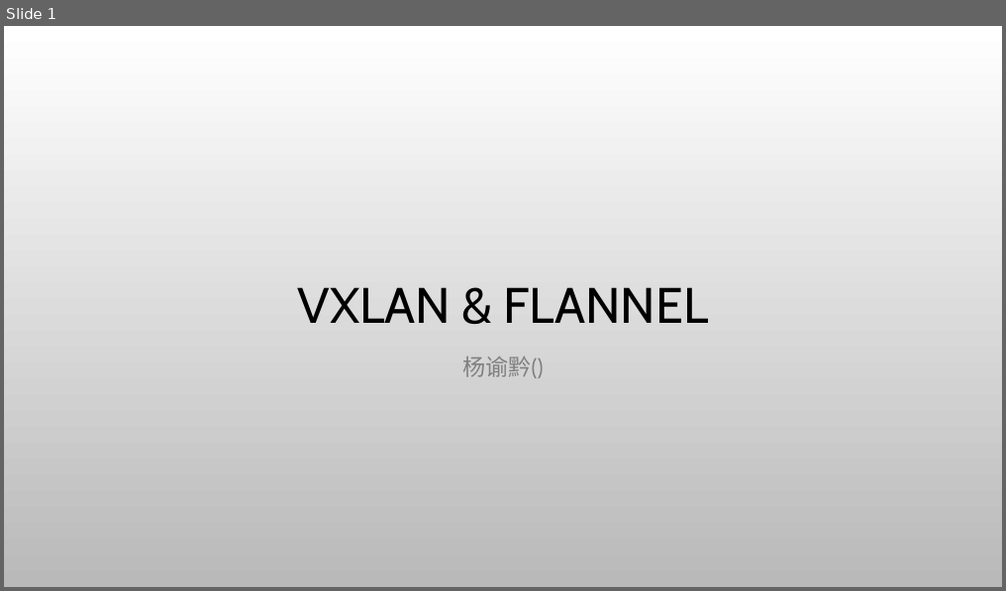
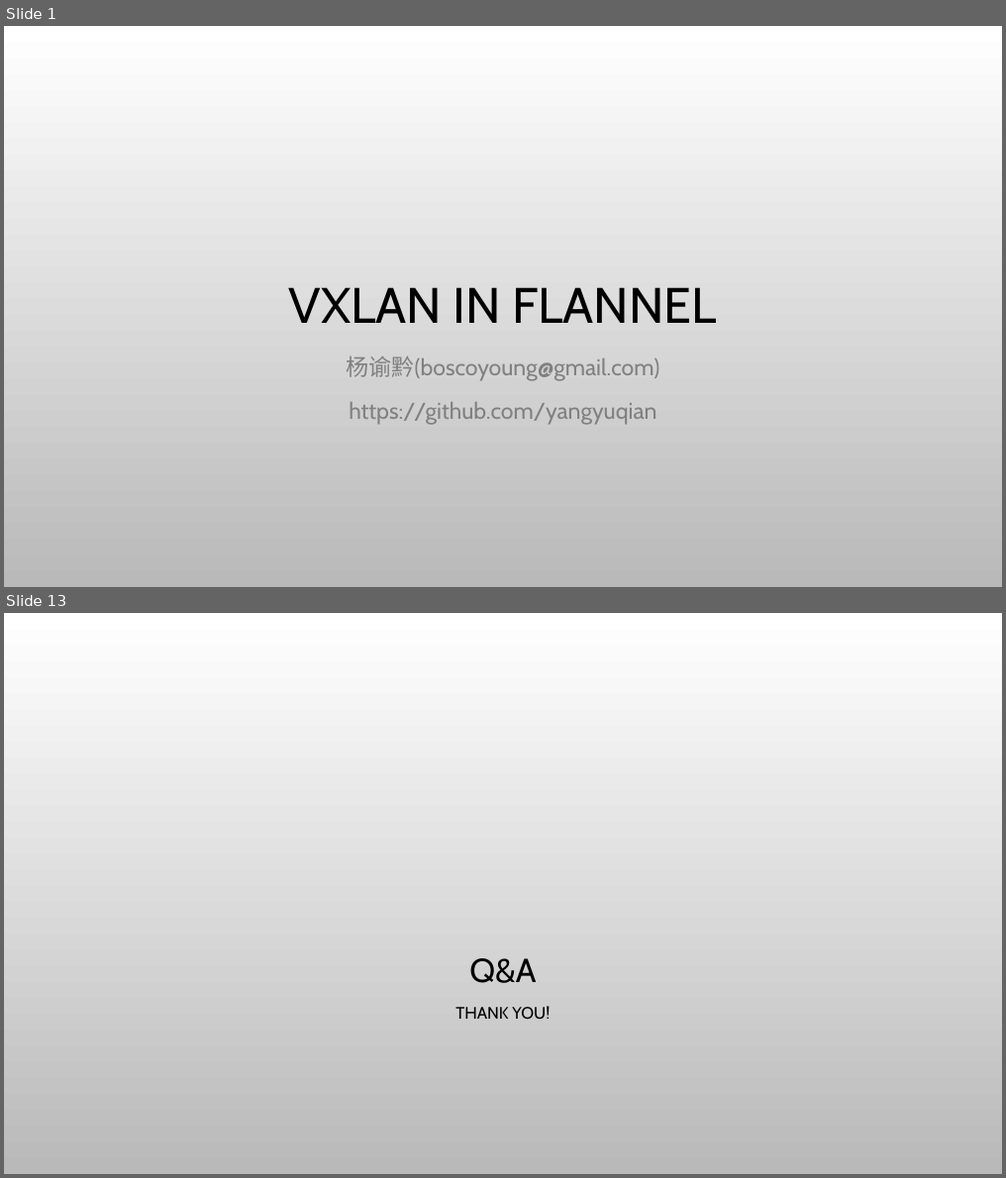
Before and after one commit to yangyuqian/k8s-the-hard-way, a slide deck: ppt/vxlan-flannel-cn.pptx. Shown one above the other, each under a label of ours: slide 1 before the commit, slides 1 and 13 after it; the slides between them are not shown. The pictures are 1006x591 and 1006x1178 pixels, drawn with LibreOffice and Linux fonts; fonts in the diff are those of the drawing; background and template pictures are left out. Boxes give left, top, right and bottom in pixels: in the first picture for what was removed or moved away, otherwise in the second. Text is boxed around its words. In the diff, an @@ line names an element or a change of style, - is before the commit and + after.

```diff
--- a/ppt/vxlan-flannel-cn.pptx
+++ b/ppt/vxlan-flannel-cn.pptx
@@ slide 13 added at bbox=[4, 613, 1002, 1174], background picture (left out) @@
@@ title added at bbox=[469, 959, 536, 983], 32 pt, text #000000 @@
+Q&A
@@ text added at bbox=[455, 1006, 549, 1019], 16 pt, text #000000 @@
+THANK YOU!
@@ slide 1 changed as well @@
@@ title at bbox=[289, 287, 717, 323]: text changed @@
-VXLAN & FLANNEL
+VXLAN IN FLANNEL
@@ subtitle at bbox=[346, 357, 659, 425]: text changed @@
-杨谕黔()
+杨谕黔(boscoyoung@gmail.com)
+https://github.com/yangyuqian
```
Also in this commit, not shown: 11 other slides added.
